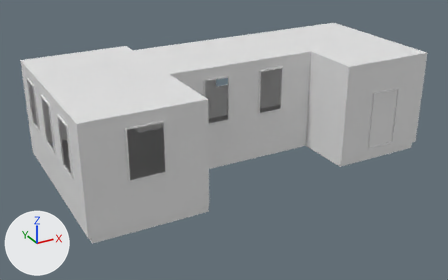
The Blender file cod building.blend: old version first, new version second.
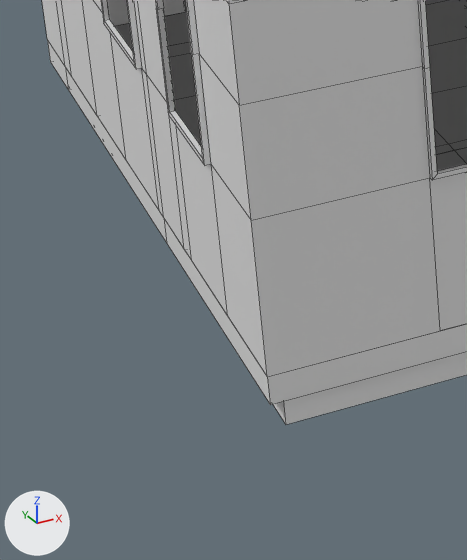
The first picture shows the older version from a camera (50 mm lens) standing at (-16.7, -29.5, 17.2) and looking at (-0.6, -0.2, 2.5). The close-ups show both versions on the part from 5% to 31% of the width and 49% to 99% of the height of that picture. Arrows for +X, +Y and +Z are at lower left; the lights stay in place. The close-ups show mesh edges as thin lines.

In view in the first close-up: 'base', 'base.001', 'building'.
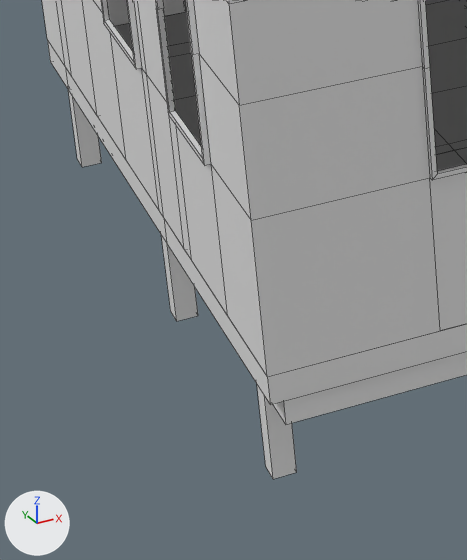
Location of each change, [x1, y1, x2, y2] in pixels of the close-ups (467 x 560 px):
'Cube', added: after [68, 90, 297, 479]

What the commit changed:
Mesh me_cube_004 is new.
It has 96 vertices, 72 faces and spans x -10.3..10.3, y -4.4..5.3, z 0.0..1.3.
Object 'Cube' (ob_cube) is new; it shows me_cube_004.
Its location is (0.0, 0.0, 0.0).
